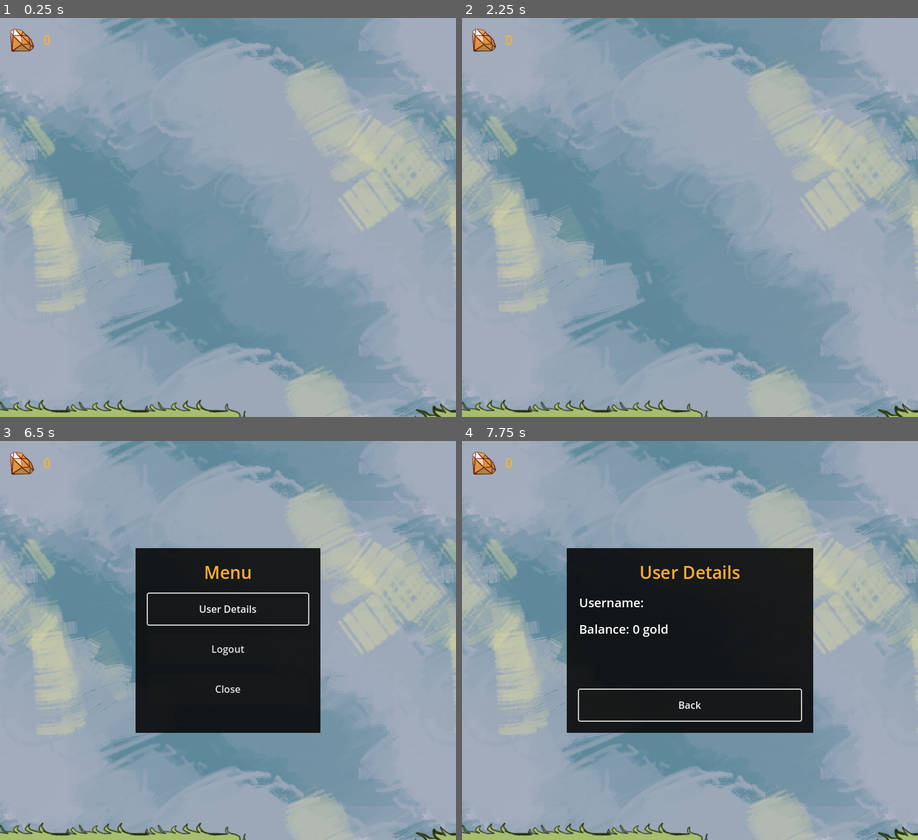
Above: before the commit, frames 1-4 (two rows, left to right).
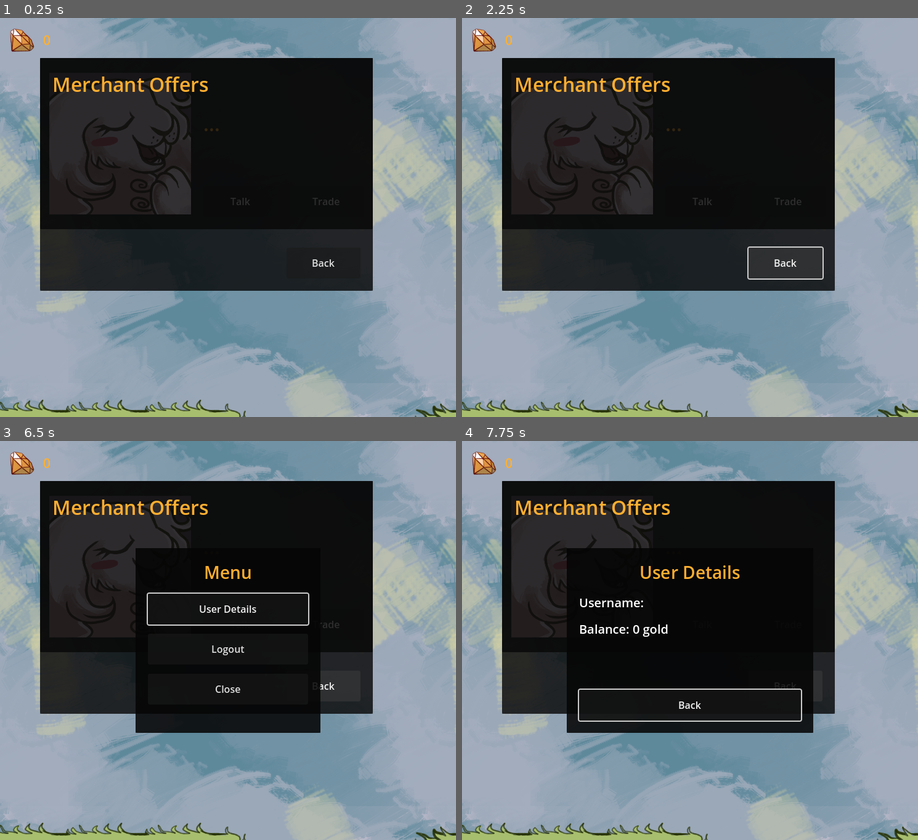
Above: after the commit, the same moments.

Repository: kadamczak/multiplayer-game
Game: Godot game, scene res://scenes/levels/hub.tscn
Same seed, same stepped clock (60 frames per second), same inputs: the game is played once before the commit and once after it. This scene is started directly instead of the project's main scene.
Inputs (mouse positions are in pixels of both pictures, inside the frame that each line leads up to):
- Up to frame 1 (0.25 s): no input
- Up to frame 2 (2.25 s): click (703, 201) at 0.5 s, where only the run after the commit has a clickable "Talk"; click (790, 201) at 1.25 s, where only the run after the commit has a clickable "Trade"; click (785, 261) at 2 s, where only the run after the commit has a clickable "Back"
- Up to frame 3 (6.5 s): hold Right (ui_right) 2.78-4.28 s; hold Left (ui_left) 4.28-5.03 s; hold Right (ui_right) from 5.03 s (still down); tap Escape (ui_cancel) at 6.4 s
- Up to frame 4 (7.75 s): release Right (ui_right) at 6.53 s; hold Left (ui_left) 6.53-7.28 s; tap Enter (ui_accept) at 6.6, 6.77, 7.07 s; hold Right (ui_right) from 7.28 s (still down)

The runs differ from the first frame. In frame 1, 43% of the frame differs, in the area x 8-82%, y 10-69%; in frame 2, 43%; in frame 3, 26%; in frame 4, 20%.
Error after the commit: Invalid assignment of property or key 'visible' with value of type 'bool' on a base object of type 'null instance'. (res://scripts/ui/merchant_ui.gd:52)

Commit message:
Clean up merchant ui code

Diff:
--- a/scripts/prefabs/merchant.gd
+++ b/scripts/prefabs/merchant.gd
@@ -34,7 +34,7 @@
 func _input(event: InputEvent) -> void:
 	if event.is_action_pressed("ui_accept"):
 		if player_can_launch_ui():
-			merchant_ui.show_dialogue(greeting_text, "Talk")
+			merchant_ui.show_talk_panel(greeting_text, "Talk")
 			get_viewport().set_input_as_handled()
 
 	if event.is_action_pressed("ui_cancel"):
@@ -51,15 +51,15 @@
 	if merchant_ui.trade_panel.visible:
 		_on_back_from_trade_clicked()
 	else:
-		merchant_ui.hide_dialogue()
+		merchant_ui.hide_ui()
 
 
 func _on_talk_clicked() -> void:
-	merchant_ui.show_dialogue(talk_text, "Talk")
+	merchant_ui.show_talk_panel(talk_text, "Talk")
 
 
 func _on_trade_clicked() -> void:
-	merchant_ui.show_trading_view()
+	merchant_ui.show_trade_panel()
 
 	var response = await MerchantAPI.get_merchant_offers(merchant_id)
 
@@ -71,7 +71,7 @@
 
 
 func _on_back_from_trade_clicked() -> void:
-	merchant_ui.show_dialogue(greeting_text, "Trade")
+	merchant_ui.show_talk_panel(greeting_text, "Trade")
 
 
 func _on_buy_clicked(offer_id: int, price: int) -> void:
@@ -82,6 +82,7 @@
 	var response = await MerchantAPI.purchase_offer(offer_id)
 
 	if response.success:
+		merchant_ui.clear_error()
 		ClientNetworkGlobals.balance -= price
 	else:
 		var problem: ApiResponse.ProblemDetails = response.problem
--- a/scripts/ui/merchant_ui.gd
+++ b/scripts/ui/merchant_ui.gd
@@ -5,10 +5,10 @@
 signal back_from_trade_clicked()
 signal buy_clicked(offer_id: int, price: int)
 
-@onready var talk_panel = $Panel
-@onready var dialogue_label = $Panel/HBoxContainer/RightSide/DialogueLabel
-@onready var talk_button = $Panel/HBoxContainer/RightSide/ButtonContainer/TalkButton
-@onready var trade_button = $Panel/HBoxContainer/RightSide/ButtonContainer/TradeButton
+@onready var talk_panel = $TalkPanel
+@onready var dialogue_label = $TalkPanel/HBoxContainer/RightSide/DialogueLabel
+@onready var talk_button = $TalkPanel/HBoxContainer/RightSide/ButtonContainer/TalkButton
+@onready var trade_button = $TalkPanel/HBoxContainer/RightSide/ButtonContainer/TradeButton
 
 @onready var trade_panel = $TradePanel
 @onready var offers_container = $TradePanel/MarginContainer/VBoxContainer/OffersScrollContainer/OffersContainer
@@ -17,11 +17,10 @@
 
 
 func _ready() -> void:
-	hide_dialogue()
-	hide_trade_panel()
+	hide_ui()
 	talk_button.pressed.connect(_on_talk_pressed)
 	trade_button.pressed.connect(_on_trade_pressed)
-	back_button.pressed.connect(_on_back_pressed)
+	back_button.pressed.connect(_on_back_from_trade_pressed)
 	talk_button.focus_mode = Control.FOCUS_ALL
 	back_button.focus_mode = Control.FOCUS_ALL
 
@@ -30,7 +29,7 @@
 	return talk_panel.visible or trade_panel.visible
 
 
-func show_dialogue(text: String, button_selected: String) -> void:
+func show_talk_panel(text: String, button_selected: String) -> void:
 	ClientNetworkGlobals.is_movement_blocking_ui_active = true
 	dialogue_label.text = text
 	talk_panel.visible = true
@@ -42,17 +41,17 @@
 		trade_button.call_deferred("grab_focus")
 
 
-func hide_dialogue() -> void:
+func show_trade_panel() -> void:
+	clear_error()
+	_clear_offers()
+	talk_panel.visible = false
+	trade_panel.visible = true
+
+
+func hide_ui() -> void:
 	talk_panel.visible = false
 	trade_panel.visible = false
 	ClientNetworkGlobals.is_movement_blocking_ui_active = false
-
-
-func show_trading_view() -> void:
-	talk_panel.visible = false
-	trade_panel.visible = true
-	error_label.visible = false
-	_clear_offers()
 
 
 func hide_trade_panel() -> void:
@@ -61,8 +60,6 @@
 
 func display_offers(offers: Array) -> void:
 	_clear_offers()
-	error_label.visible = false
-
 	var previous_button: Button = null
 
 	for i in range(offers.size()):
@@ -73,10 +70,8 @@
 		var buy_button = offer_item.get_node("TopRow/BuyButton")
 		buy_button.pressed.connect(_on_buy_button_pressed.bind(offer.id, offer.price))
 
-		# Set up focus navigation
 		if previous_button:
-			previous_button.focus_neighbor_bottom = buy_button.get_path()
-			buy_button.focus_neighbor_top = previous_button.get_path()
+			_setup_focus_navigation(previous_button, buy_button)
 
 		previous_button = buy_button
 
@@ -86,13 +81,12 @@
 
 	# Connect last buy button to back button
 	if previous_button:
-		previous_button.focus_neighbor_bottom = back_button.get_path()
-		back_button.focus_neighbor_top = previous_button.get_path()
+		_setup_focus_navigation(previous_button, back_button)
 
 
-func show_error(message: String) -> void:
-	error_label.text = message
-	error_label.visible = true
+func _setup_focus_navigation(previous_button: Button, next_button: Button):
+	previous_button.focus_neighbor_bottom = next_button.get_path()
+	next_button.focus_neighbor_top = previous_button.get_path()
 
 
 func _clear_offers() -> void:
@@ -142,6 +136,16 @@
 	return item_container
 
 
+func show_error(message: String) -> void:
+	error_label.text = message
+	error_label.visible = true
+
+
+func clear_error() -> void:
+	error_label.text = ""
+	error_label.visible = false
+
+
 func _on_talk_pressed() -> void:
 	talk_clicked.emit()
 
@@ -150,7 +154,7 @@
 	trade_clicked.emit()
 
 
-func _on_back_pressed() -> void:
+func _on_back_from_trade_pressed() -> void:
 	back_from_trade_clicked.emit()
 
 
